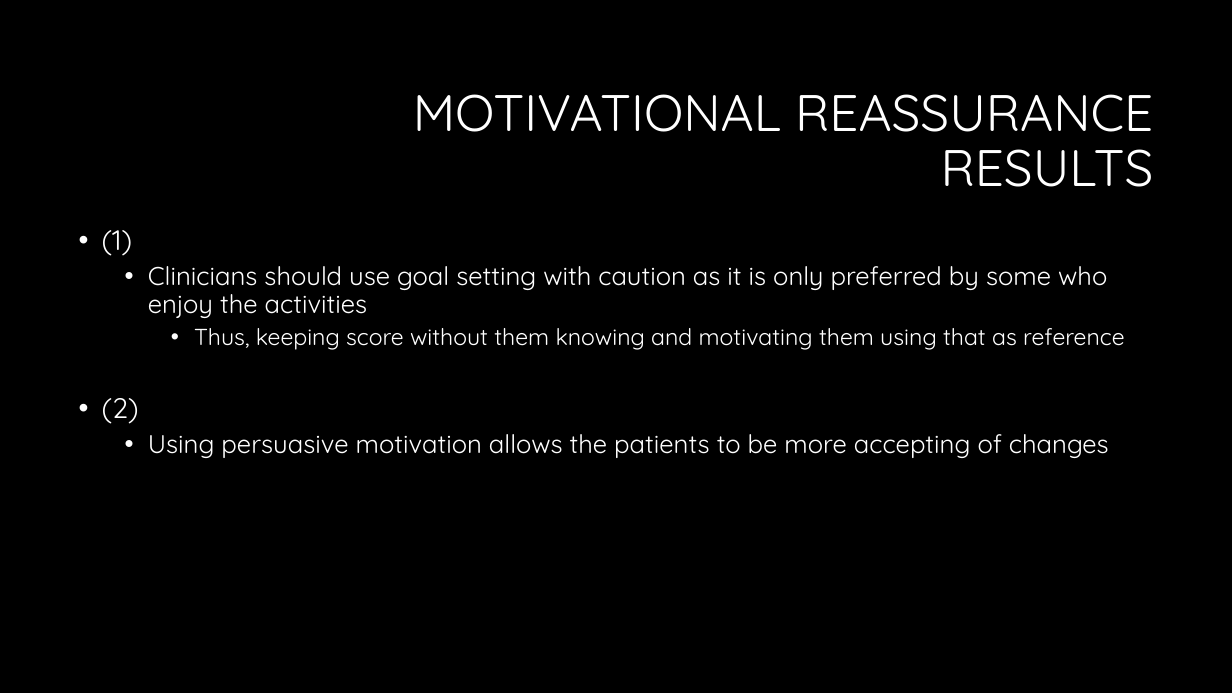
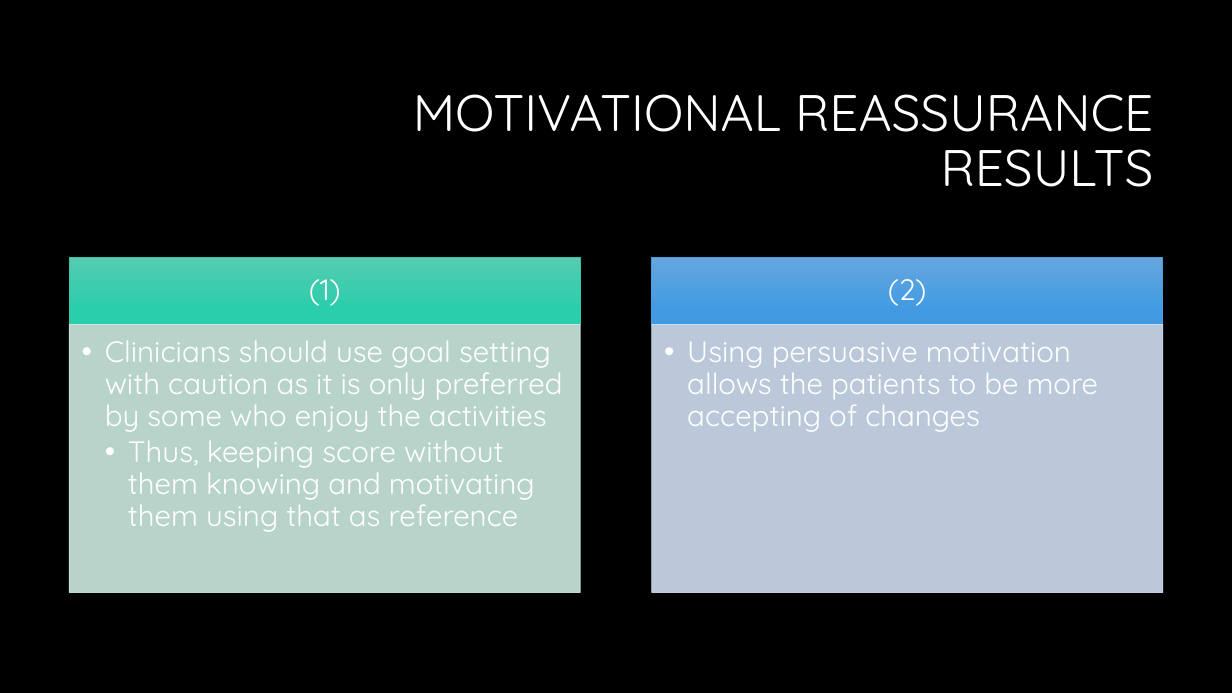
Before and after one commit to LoftieFourie/Honours_Project, a slide deck: slide 15 of Review of studies to motivate implementation and design.pptx. Drawn at 1232x693 pixels with LibreOffice and Linux fonts; fonts in the diff are those of the drawing; background and template pictures are left out. Boxes give left, top, right and bottom in pixels: in the first picture for what was removed or moved away, otherwise in the second. Text is boxed around its words. In the diff, an @@ line names an element or a change of style, - is before the commit and + after.

```diff
--- a/Review of studies to motivate implementation and design.pptx
+++ b/Review of studies to motivate implementation and design.pptx
@@ text at (102, 230, 132, 256): paragraph removed @@
-• (1)
@@ text "Clinicians should use goal setting ...": place and size @@
-text "Clinicians should use goal setting ..." at (102, 230, 1125, 458)
+text "Clinicians should use goal setting ..." at (105, 340, 563, 532)
@@ text "Clinicians should use goal setting ..." at (105, 340, 563, 532): size 20 to 23 pt in "Clinicians should use goal setting with caution ..."; size 18 to 23 pt in "Thus, keeping score without them knowing and ..."; indent changed; less space between paragraphs @@
@@ group added at (69, 258, 1163, 592): 4 rectangles, 3 texts @@
+(1)
+(2)
+  • Using persuasive motivation allows the patients to be more accepting of changes
@@ text at (102, 398, 1109, 458): paragraphs removed @@
-• (2)
-  • Using persuasive motivation allows the patients to be more accepting of changes
```
Also in this commit, not shown: 8 other slides changed, 3 slides added.
